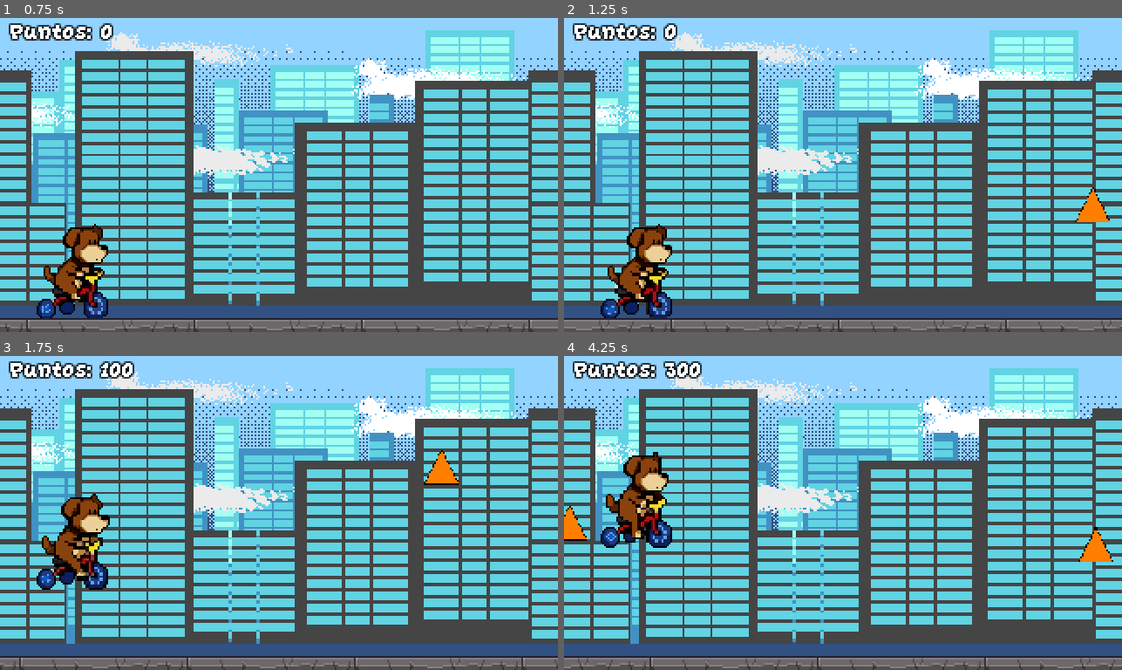
Above: before the commit, frames 1-4 (two rows, left to right).
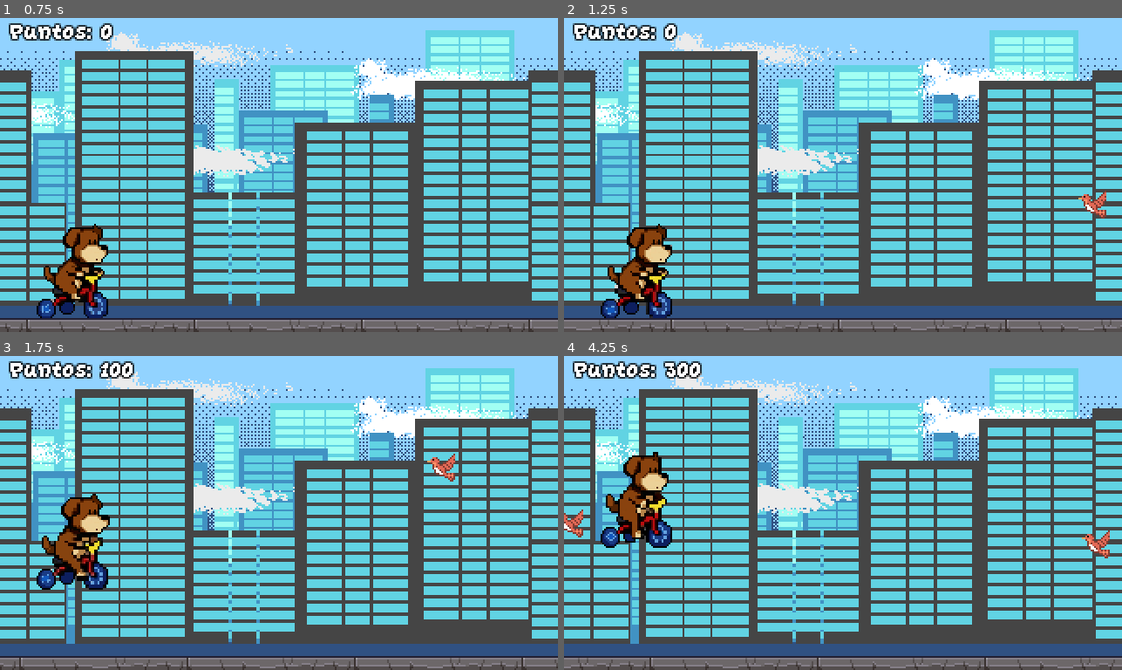
Above: after the commit, the same moments.

Repository: agusgonz/sideproject-gamejam
Game: Godot game, scene res://UI/MenuInicio.tscn
Two runs of this game, one before a commit and one after it. Both use one fixed random seed, a clock stepped at 60 frames per second and the inputs below.
Inputs (mouse positions are in pixels of both pictures, inside the frame that each line leads up to):
- Up to frame 1 (0.75 s): click (189, 297) at 0.5 s
- Up to frame 2 (1.25 s): no input
- Up to frame 3 (1.75 s): tap Down (crouch) at 1.35 s; tap Space (jump) at 1.52 s
- Up to frame 4 (4.25 s): tap Down (crouch) at 2.1, 2.85, 3.6 s; tap Space (jump) at 2.27, 3.77 s

Frame 1 is identical in both runs. In frame 2, 0.4% of the frame differs, in the area x 91-98%, y 53-65%; in frame 3, 0.4%; in frame 4, 0.8%, in the area x 0-99%, y 47-66%.

Commit message:
añade sprite pajaro

Diff:
--- a/entidades/obstaculo_movil.tscn
+++ b/entidades/obstaculo_movil.tscn
@@ -7,6 +7,3 @@
 script = ExtResource("2_656ls")
 zigzag_amplitude = 100.0
 zigzag_frequency = 3.5
-
-[node name="Sprite2D" parent="." index="0" unique_id=107439700]
-scale = Vector2(0.625, 0.625)
--- a/resources/objeto_movible.tres
+++ b/resources/objeto_movible.tres
@@ -1,7 +1,7 @@
 [gd_resource type="Resource" script_class="StaticObstacle" format=3 uid="uid://16x1dcjlarcb"]
 
 [ext_resource type="Script" uid="uid://b4xf23ri6obar" path="res://resources/static_obstacle.gd" id="1_oyfkq"]
-[ext_resource type="Texture2D" uid="uid://cyiglo285rqvx" path="res://art/pixil-frame-0.png" id="2_7weee"]
+[ext_resource type="Texture2D" uid="uid://d3ybh8hlacg8e" path="res://art/paj3.png" id="2_7weee"]
 
 [sub_resource type="RectangleShape2D" id="RectangleShape2D_nmq3q"]
 size = Vector2(5, 5)
--- a/resources/objeto_volador.tres
+++ b/resources/objeto_volador.tres
@@ -1,7 +1,7 @@
 [gd_resource type="Resource" script_class="StaticObstacle" format=3 uid="uid://3r6yk02vktnf"]
 
 [ext_resource type="Script" uid="uid://b4xf23ri6obar" path="res://resources/static_obstacle.gd" id="1_wtxxo"]
-[ext_resource type="Texture2D" uid="uid://cyiglo285rqvx" path="res://art/pixil-frame-0.png" id="2_fxatq"]
+[ext_resource type="Texture2D" uid="uid://d3ybh8hlacg8e" path="res://art/paj3.png" id="2_fxatq"]
 
 [sub_resource type="RectangleShape2D" id="RectangleShape2D_fxatq"]
 
Binary file added: art/paj3.png
Not shown, added: art/paj3.png.import
